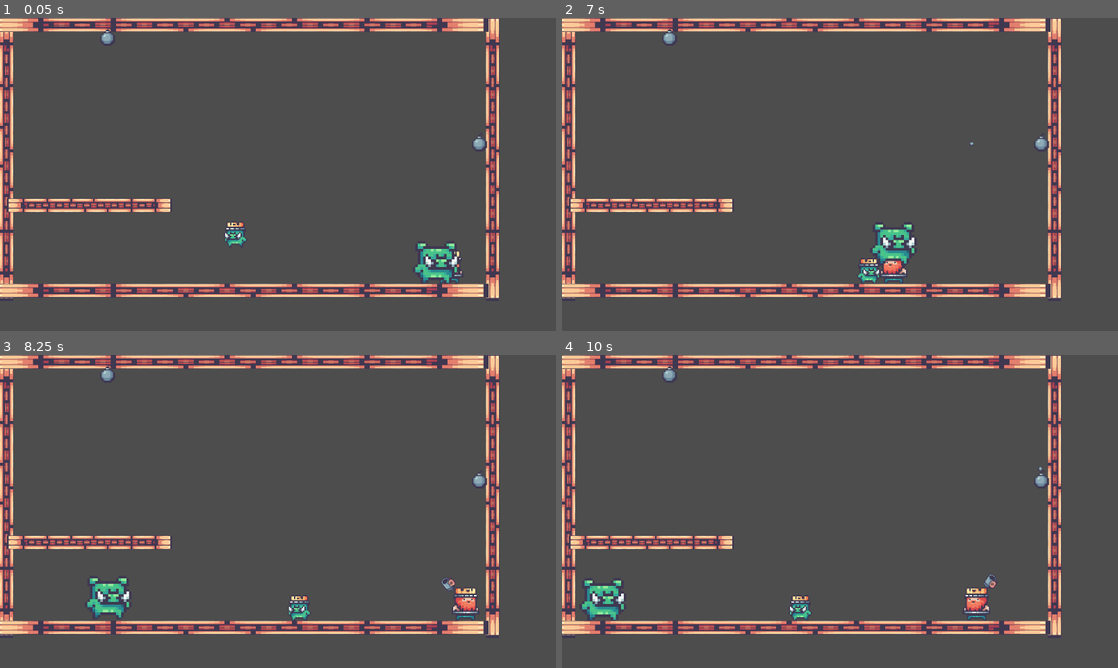
Above: before the commit, frames 1-4 (two rows, left to right).
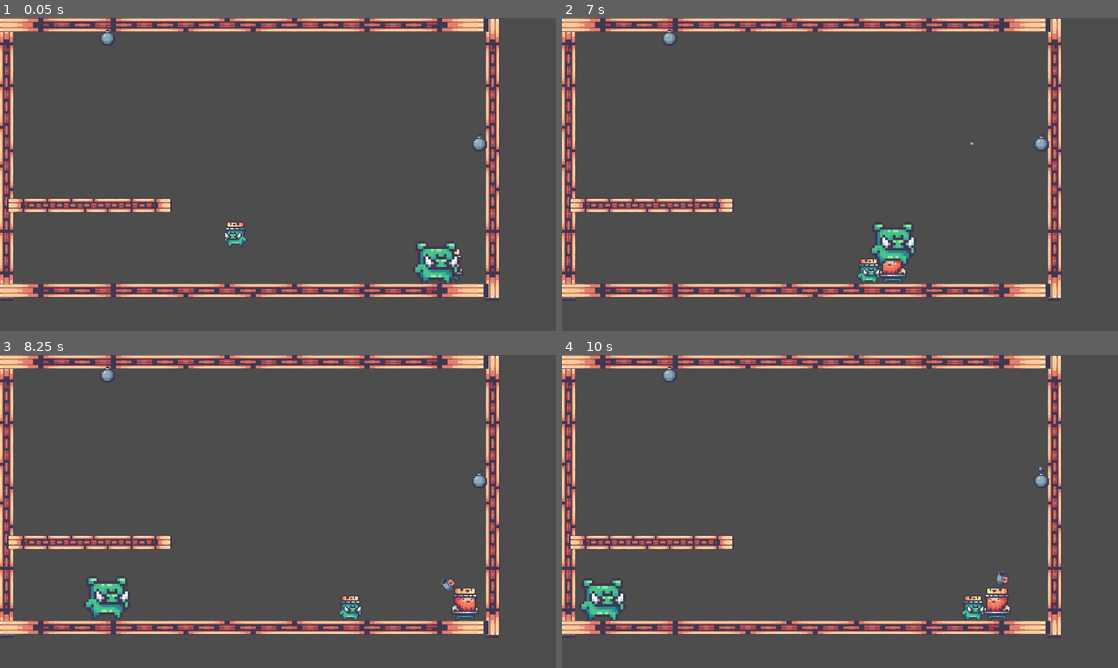
Above: after the commit, the same moments.

Repository: Assayyad0/Ball-of-Fat
Game: Godot game, scene res://scenes/levels/level_manager.tscn
Same seed, same stepped clock (60 frames per second), same inputs: the game is played once before the commit and once after it.
Inputs (mouse positions are in pixels of both pictures, inside the frame that each line leads up to):
- Up to frame 1 (0.05 s): no input
- Up to frame 2 (7 s): move the mouse to (962, 158) at 0.52 s; hold D (right) 0.53-2.03 s; tap Space (grab) at 0.6, 1.55, 2.1, 3.05, 3.6, 4.55, 5.1, 6.05, 6.6 s; click (962, 158) at 0.8 s; move the mouse to (728, 190) at 1.27 s; click (728, 190) at 1.35 s; move the mouse to (895, 105) at 2.02 s; hold A (left) 2.03-2.78 s; click (895, 105) at 2.3 s; move the mouse to (812, 237) at 2.77 s; hold D (right) 2.78-4.28 s; click (812, 237) at 2.85 s; move the mouse to (1006, 221) at 3.52 s; click (1006, 221) at 3.8 s; move the mouse to (673, 127) at 4.27 s; hold A (left) 4.28-5.03 s; click (673, 127) at 4.35 s; move the mouse to (867, 174) at 5.02 s; hold D (right) 5.03-5.78 s; click (867, 174) at 5.3 s; move the mouse to (756, 96) at 5.77 s; hold A (left) from 5.78 s (still down); click (756, 96) at 5.85 s; move the mouse to (962, 158) at 6.52 s; click (962, 158) at 6.8 s
- Up to frame 3 (8.25 s): move the mouse to (166, 527) at 7.27 s; release A (left) at 7.28 s; hold D (right) from 7.28 s (still down); click (166, 527) at 7.35 s; tap Space (grab) at 7.55, 8.1 s; move the mouse to (333, 442) at 8.02 s
- Up to frame 4 (10 s): click (895, 442) at 8.3 s; move the mouse to (812, 574) at 8.77 s; click (812, 574) at 8.85 s; tap Space (grab) at 9.05, 9.6 s; move the mouse to (1006, 558) at 9.52 s; release D (right) at 9.53 s; hold A (left) from 9.53 s (still down); click (1006, 558) at 9.8 s

The runs differ from the first frame. In frame 1, less than 0.1% of the frame differs, in the area x 79-84%, y 73-85%; in frame 2, 0.2%; in frame 3, 0.6%; in frame 4, 0.9%, in the area x 3-81%, y 68-85%.

Commit message:
Improve code

Diff:
--- a/scenes/characters/player.gd
+++ b/scenes/characters/player.gd
@@ -8,17 +8,14 @@
 var grabbed_son: CharacterBody2D = null
 var x_scale: float = 1
 var want_to_throw
+var grabber_pos: float
+var gravity = ProjectSettings.get_setting("physics/2d/default_gravity")
 
 func _ready():
 	x_scale = self.scale.x
+	grabber_pos = $Grabber/CollisionShape2D.position.x
 
 func _process(delta):
-	if grapple_direction != Vector2.ZERO:
-		position += grapple_direction * speed * delta * 3
-		$GrappleHook.check_distance(global_position)
-	else:
-		move()
-
 	if grabbed_son != null:
 		grabbed_son.global_position = $Hand.global_position
 
@@ -26,6 +23,12 @@
 	grab()
 
 func _physics_process(delta):
+	if grapple_direction != Vector2.ZERO:
+		position += grapple_direction * speed * delta * 3
+		$GrappleHook.check_distance(global_position)
+	else:
+		move(delta)
+
 	if !want_to_throw or grabbed_son == null:
 		return
 
@@ -34,30 +37,29 @@
 	grabbed_son = null
 	want_to_throw = false
 
-func move():
+func move(delta):
 	if !can_move:
 		return
 
-	velocity.y = 500
+	if not is_on_floor():
+		velocity.y += gravity * delta
+	else:
+		velocity.y = 0
 
-	var axis = int(Input.get_axis("left", "right"))
-	if axis == 0:
-		velocity.x = 0
-	else:
-		velocity.x = axis * speed
+	var dir = int(Input.get_axis("left", "right"))
+	velocity.x = dir * speed
 
-		if axis < 0:
-			$Sprite2D.flip_h = true
-			$Grabber/CollisionShape2D.position.x = -15
-		if axis > 0:
-			$Sprite2D.flip_h = false
-			$Grabber/CollisionShape2D.position.x = 15
+	if dir < 0:
+		$Sprite2D.flip_h = true
+		$Grabber/CollisionShape2D.position.x = -grabber_pos
+	if dir > 0:
+		$Sprite2D.flip_h = false
+		$Grabber/CollisionShape2D.position.x = grabber_pos
 
 	move_and_slide()
 
 func grapple():
-	if Input.is_action_just_pressed("grapple") and is_on_floor():
-		# can_move = false
+	if Input.is_action_just_pressed("grapple"):
 		$GrappleHook.visible = true
 		$GrappleHook.shoot()
 
@@ -74,6 +76,7 @@
 
 func _on_grapple_hook_hook_reached_point(pos):
 	can_move = false
+	velocity.y = 0
 	grapple_direction = (pos - position).normalized()
 
 func _on_grapple_hook_hook_canceled():
--- a/scenes/characters/player.tscn
+++ b/scenes/characters/player.tscn
@@ -40,5 +40,13 @@
 [node name="Hand" type="Marker2D" parent="."]
 position = Vector2(0, -18)
 
+[node name="Area2D" type="Area2D" parent="."]
+collision_layer = 4
+collision_mask = 0
+
+[node name="CollisionShape2D" type="CollisionShape2D" parent="Area2D"]
+position = Vector2(15, 0)
+shape = SubResource("CircleShape2D_i57ps")
+
 [connection signal="hook_canceled" from="GrappleHook" to="." method="_on_grapple_hook_hook_canceled"]
 [connection signal="hook_reached_point" from="GrappleHook" to="." method="_on_grapple_hook_hook_reached_point"]
--- a/scenes/objects/grapple_hook.gd
+++ b/scenes/objects/grapple_hook.gd
@@ -6,6 +6,7 @@
 var hook_scene: PackedScene = preload("res://scenes/objects/hook.tscn")
 
 @export var speed: float = 100
+@export var check_dis: float = 15
 
 var moving: bool = false
 var hook_pos: Vector2
@@ -46,7 +47,7 @@
 	moving = true
 
 func check_distance(pos: Vector2):
-	if hook.global_position.distance_to(pos) <= 10:
+	if hook.global_position.distance_to(pos) <= check_dis:
 		end_grappling()
 
 func end_grappling():
--- a/scenes/objects/hook.tscn
+++ b/scenes/objects/hook.tscn
@@ -6,7 +6,6 @@
 radius = 6.0
 
 [node name="Hook" type="Area2D"]
-collision_layer = 0
 collision_mask = 65
 priority = 15
 
